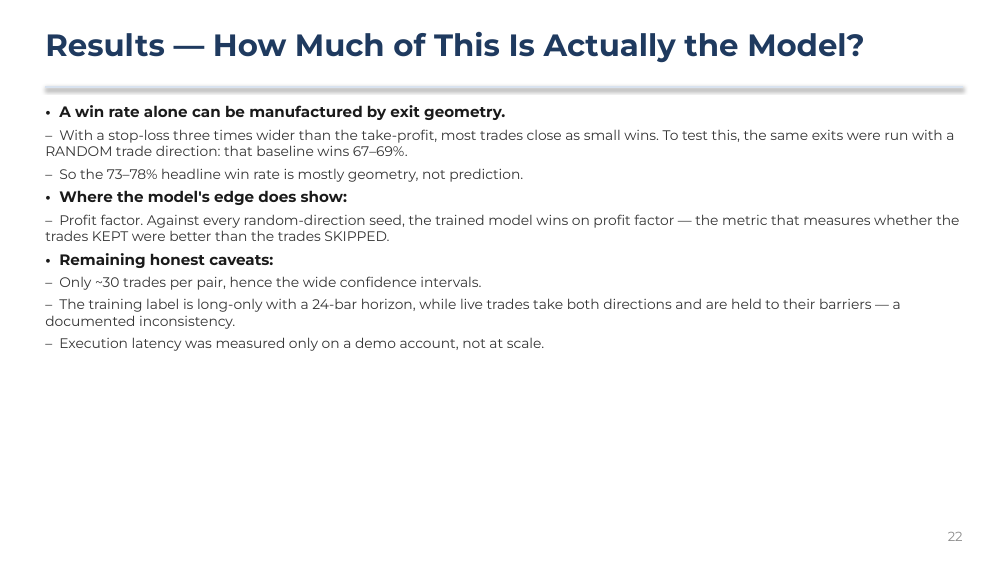
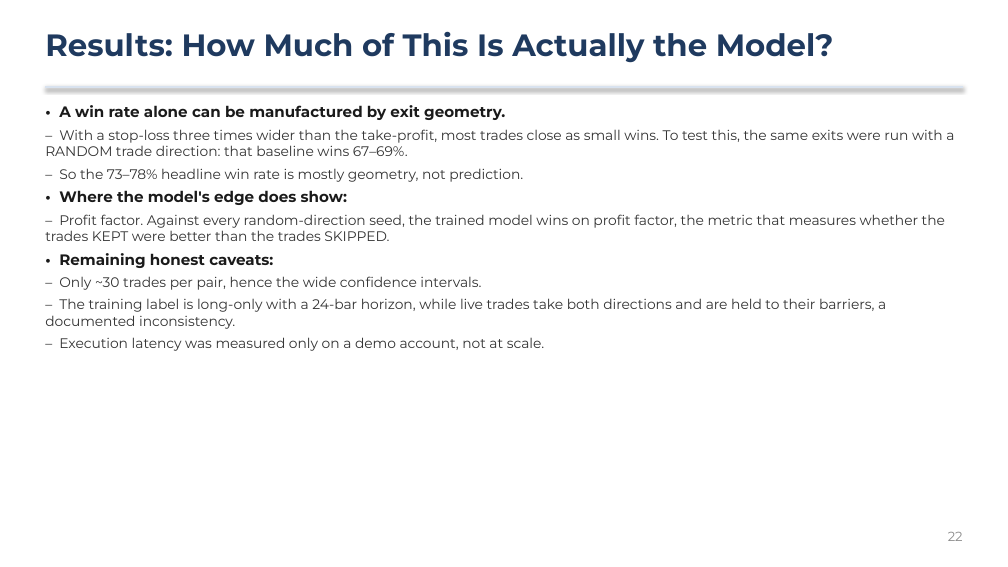
Before and after one commit to greatonical/scikit-automated-trading-system, a slide deck: slide 22 of docs/DEFENCE_PRESENTATION.pptx. Drawn at 1008x567 pixels with LibreOffice and Linux fonts; fonts in the diff are those of the drawing. Boxes give left, top, right and bottom in pixels: in the first picture for what was removed or moved away, otherwise in the second. Text is boxed around its words. In the diff, an @@ line names an element or a change of style, - is before the commit and + after.

```diff
--- a/docs/DEFENCE_PRESENTATION.pptx
+++ b/docs/DEFENCE_PRESENTATION.pptx
@@ text at (45,31,834,63): text changed @@
-Results — How Much of This Is Actually the Model?
+Results: How Much of This Is Actually the Model?
@@ text at (45,214,945,241): text changed @@
-  – Profit factor. Against every random-direction seed, the trained model wins on profit factor — the metric that measures whether the trades KEPT were better than the trades SKIPPED.
+  – Profit factor. Against every random-direction seed, the trained model wins on profit factor, the metric that measures whether the trades KEPT were better than the trades SKIPPED.
@@ text at (45,298,886,329): text changed @@
-  – The training label is long-only with a 24-bar horizon, while live trades take both directions and are held to their barriers — a documented inconsistency.
+  – The training label is long-only with a 24-bar horizon, while live trades take both directions and are held to their barriers, a documented inconsistency.
```
Also in this commit, not shown: 29 other slides changed, 2 other files.
